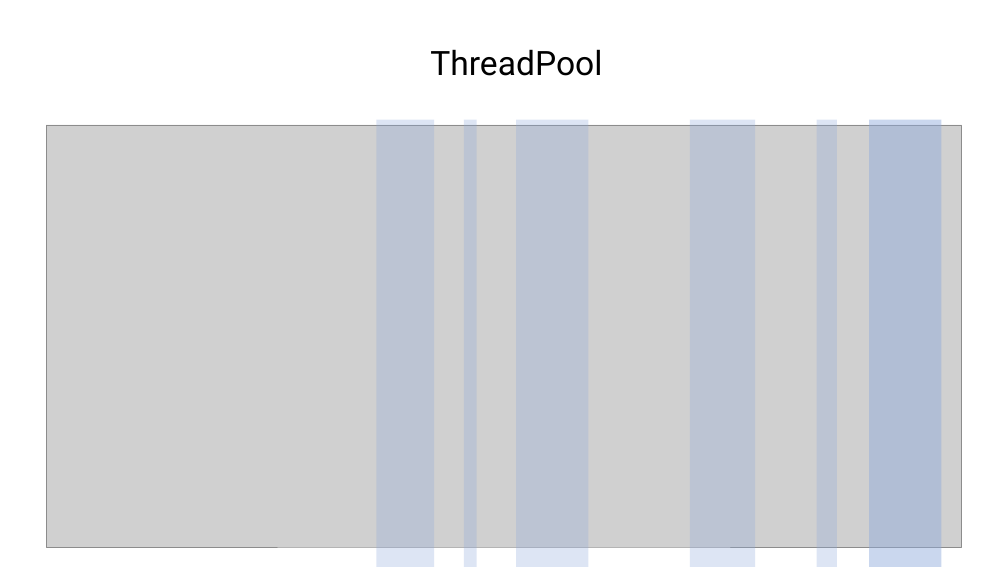
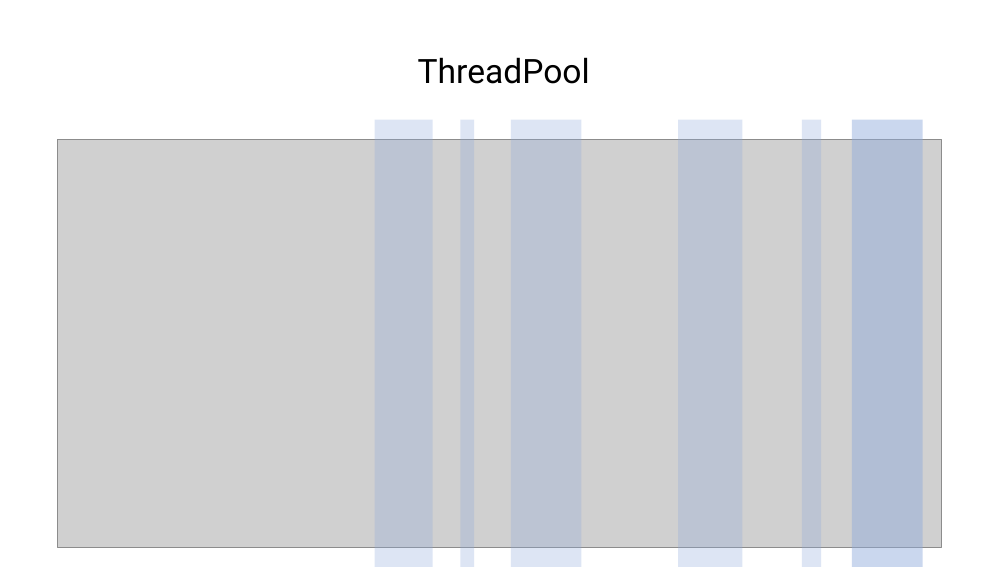
Before and after one commit to sidristij/dotnext-online-2021, a slide deck: slide 7 of 00-dotnext-threadpool.pptx (slide 12 before the commit). Drawn at 1008x567 pixels with LibreOffice and Linux fonts; fonts in the diff are those of the drawing; grey boxes stand for pictures. Boxes give left, top, right and bottom in pixels: in the first picture for what was removed or moved away, otherwise in the second. Text is boxed around its words. In the diff, an @@ line names an element or a change of style, - is before the commit and + after.

Commit message:
wip

```diff
--- a/00-dotnext-threadpool.pptx
+++ b/00-dotnext-threadpool.pptx
@@ text "ThreadPool": place and size @@
-text "ThreadPool" at (430,49,602,76)
+text "ThreadPool" at (418,57,590,84)
@@ text "ThreadPool" at (418,57,590,84): vertical alignment top to middle @@
@@ rectangle: place and size @@
-rectangle at (516,119,589,567)
+rectangle at (511,119,582,567)
@@ rectangle: place and size @@
-rectangle at (690,119,755,567)
+rectangle at (678,119,743,567)
@@ rectangle: place and size @@
-rectangle at (817,119,837,567)
+rectangle at (802,119,822,567)
@@ rectangle: place and size @@
-rectangle at (870,119,942,567)
+rectangle at (852,119,923,567)
@@ picture: place and size @@
-picture at (46,125,962,547)
+picture at (57,139,941,547)
```
Also in this commit, not shown: 3 other slides changed, 13 slides added, 22 slides removed.
